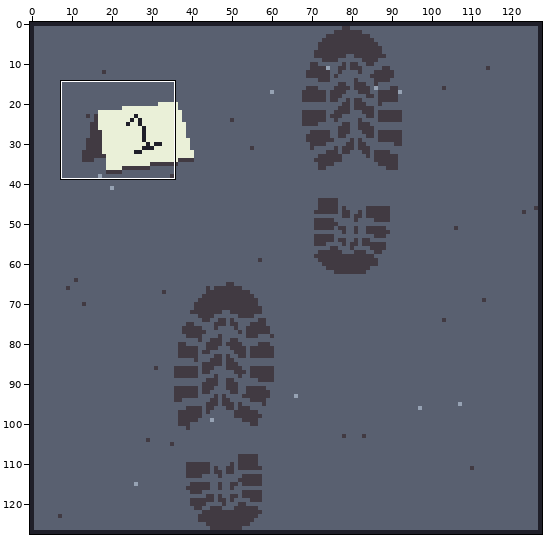
File history of a pixel-art file, assets/clue-items/big-bootprint.aseprite. The picture above shows the old version from afar; the outline marks the close-up.
Close-up. Old version:
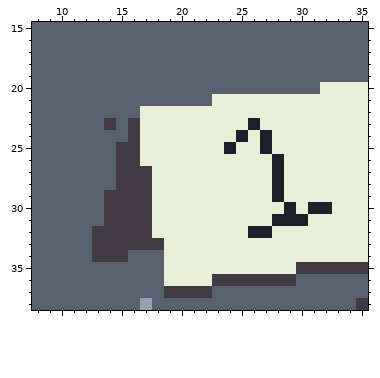
128x128 pixels, 1 frame. Shown: x 8..35, y 15..38.
And afterwards:
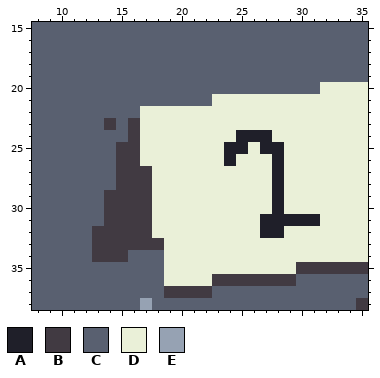
Palette (. is transparent): A #1f1f29  B #413a42  C #596070  D #eaf0d8  E #96a2b3
From old to new:
{"where": "layer \"Layer 3\""}
{"y":23,"x":26,"old":"A","new":"D"}
{"y":24,"x":26,"old":"D","new":"A"}
{"y":25,"x":25,"old":"D","new":"A"}
{"y":25,"x":28,"old":"D","new":"A"}
{"y":26,"x":24,"old":"D","new":"A"}
{"y":30,"x":28,"old":"DA","new":"AD"}
{"y":30,"x":31,"old":"AA","new":"DD"}
{"y":31,"x":27,"old":"D","new":"A"}
{"y":31,"x":31,"old":"D","new":"A"}
{"y":32,"x":26,"old":"A","new":"D"}
{"y":32,"x":28,"old":"D","new":"A"}
